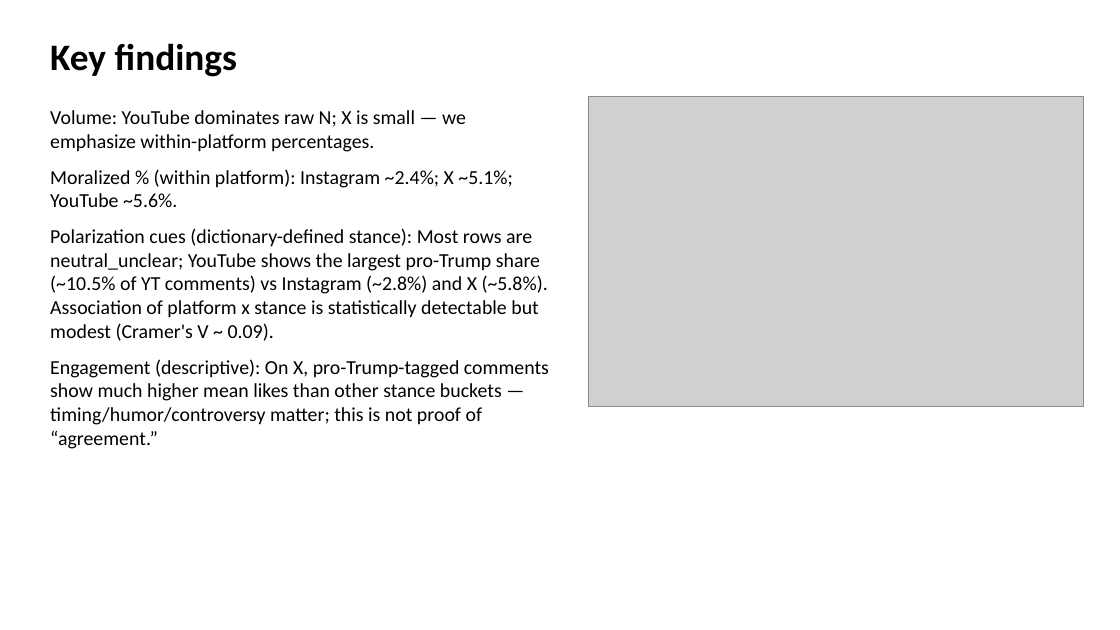
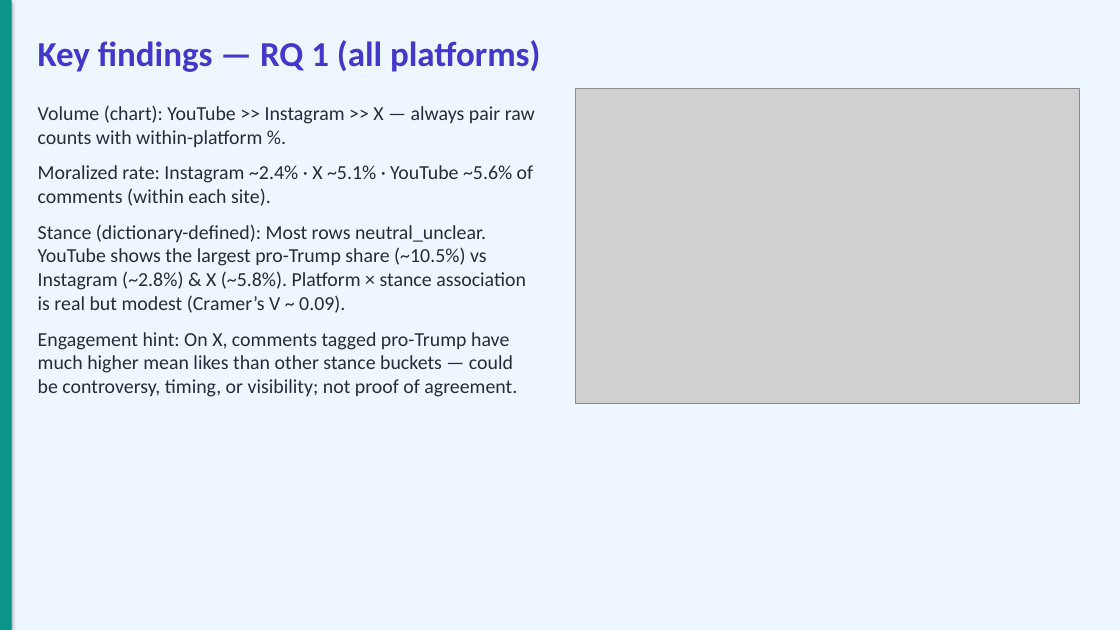
Before and after one commit to lizzyratcliff/Project-3-RWB, a slide deck: slide 5 of RWB_KIN7518_Presentation.pptx. Drawn at 1120x630 pixels with LibreOffice and Linux fonts; fonts in the diff are those of the drawing; grey boxes stand for pictures. Boxes give left, top, right and bottom in pixels: in the first picture for what was removed or moved away, otherwise in the second. Text is boxed around its words. In the diff, an @@ line names an element or a change of style, - is before the commit and + after.

```diff
--- a/RWB_KIN7518_Presentation.pptx
+++ b/RWB_KIN7518_Presentation.pptx
@@ background #FFFFFF to #EEF6FF @@
@@ rectangle added at <box>0,0,12,630</box>, fill #0D9488 @@
@@ text at <box>38,40,540,72</box>: text changed; size 32 to 30 pt; text colour #000000 to #4338CA @@
-Key findings
+Key findings — RQ 1 (all platforms)
@@ picture: place and size @@
-picture at <box>588,97,1084,407</box>
+picture at <box>576,88,1080,403</box>
@@ text at <box>38,105,535,397</box>: text changed; text colour #000000 to #282C34 @@
-Volume: YouTube dominates raw N; X is small — we emphasize within-platform percentages.
-Moralized % (within platform): Instagram ~2.4%; X ~5.1%; YouTube ~5.6%.
-Polarization cues (dictionary-defined stance): Most rows are neutral_unclear; YouTube shows the largest pro-Trump share (~10.5% of YT comments) vs Instagram (~2.8%) and X (~5.8%). Association of platform x stance is statistically detectable but modest (Cramer's V ~ 0.09).
-Engagement (descriptive): On X, pro-Trump-tagged comments show much higher mean likes than other stance buckets — timing/humor/controversy matter; this is not proof of “agreement.”
+Volume (chart): YouTube >> Instagram >> X — always pair raw counts with within-platform %.
+Moralized rate: Instagram ~2.4% · X ~5.1% · YouTube ~5.6% of comments (within each site).
+Stance (dictionary-defined): Most rows neutral_unclear. YouTube shows the largest pro-Trump share (~10.5%) vs Instagram (~2.8%) & X (~5.8%). Platform × stance association is real but modest (Cramer’s V ~ 0.09).
+Engagement hint: On X, comments tagged pro-Trump have much higher mean likes than other stance buckets — could be controversy, timing, or visibility; not proof of agreement.
```
Also in this commit, not shown: 6 other slides changed, 1 slide added, 2 other files.
